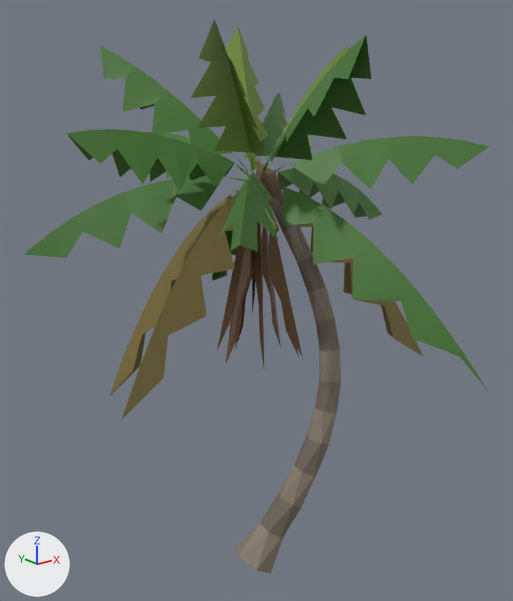
Before and after pictures for a commit that changed the FBX model FBX/SM_Palm_Coco_D.fbx.
Both versions are drawn from a 50 mm camera at (-6.46, -8.17, 7.95) aimed at (1.1, 1.29, 4.16). Every picture has the same lights, and +X, +Y and +Z are marked at lower left. The first picture is the older version. Objects named as collision shapes, trigger or cutter boxes, shadow casters or lower levels of detail are left out. Where no turn or scale is listed for an object, it has been applied to the vertices.

Objects in the first picture: 'SM_Palm_Coco_D_LOD0'.
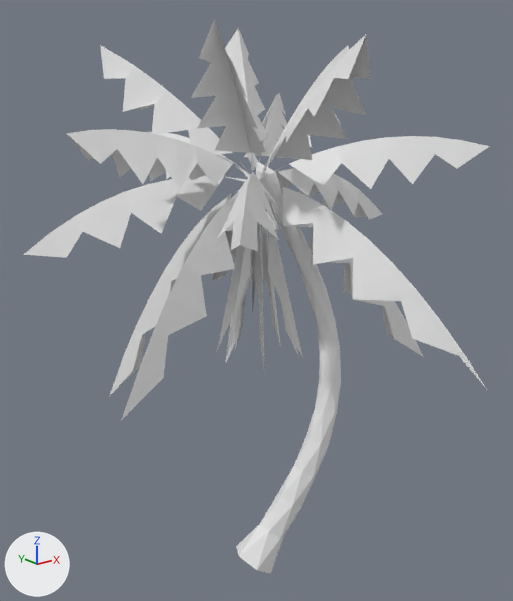
What differs and where, as boxes (x1, y1, x2, y2) in the pictures (513 x 601 px):
'SM_Palm_Coco_D_LOD0', recoloured (green to white): (23, 18, 490, 573) in both

What the commit changed:
Material 'MI_Palm_Frond' (mat_mi_palm_frond) changes colour from dark green #457630 to white #e7e7e7; in linear values from (0.06, 0.18, 0.03) to (0.8, 0.8, 0.8).
Material 'MI_Palm_Husk' (mat_mi_palm_husk) changes colour from brown #655038 to white #e7e7e7; in linear values from (0.13, 0.08, 0.04) to (0.8, 0.8, 0.8).
Material 'MI_Palm_Old' (mat_mi_palm_old) changes colour from yellow #81733f to white #e7e7e7; in linear values from (0.22, 0.17, 0.05) to (0.8, 0.8, 0.8).
Material 'MI_Palm_TrunkA' (mat_mi_palm_trunka) changes colour from brown #867c6c to white #e7e7e7; in linear values from (0.24, 0.2, 0.15) to (0.8, 0.8, 0.8).
Material 'MI_Palm_TrunkB' (mat_mi_palm_trunkb) changes colour from brown #6f6559 to white #e7e7e7; in linear values from (0.16, 0.13, 0.1) to (0.8, 0.8, 0.8).
Material 'MI_Palm_Dead' (mat_mi_palm_dead) changes colour from brown #735535 to white #e7e7e7; in linear values from (0.17, 0.09, 0.035) to (0.8, 0.8, 0.8).
Material 'MI_Palm_Young' (mat_mi_palm_young) changes colour from green #739038 to white #e7e7e7; in linear values from (0.17, 0.28, 0.04) to (0.8, 0.8, 0.8).
